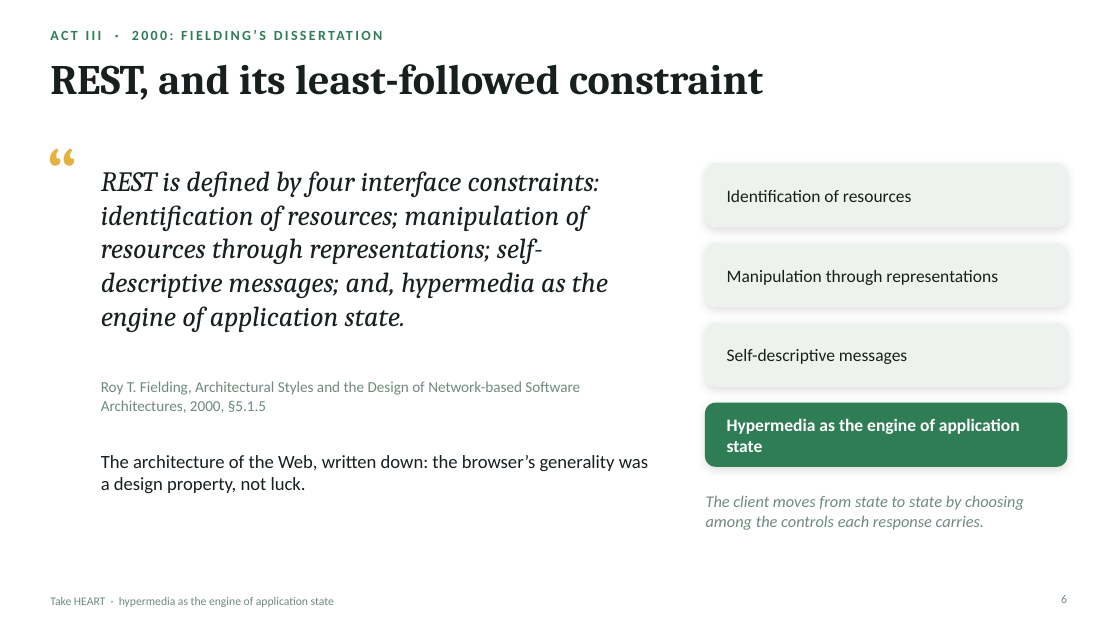
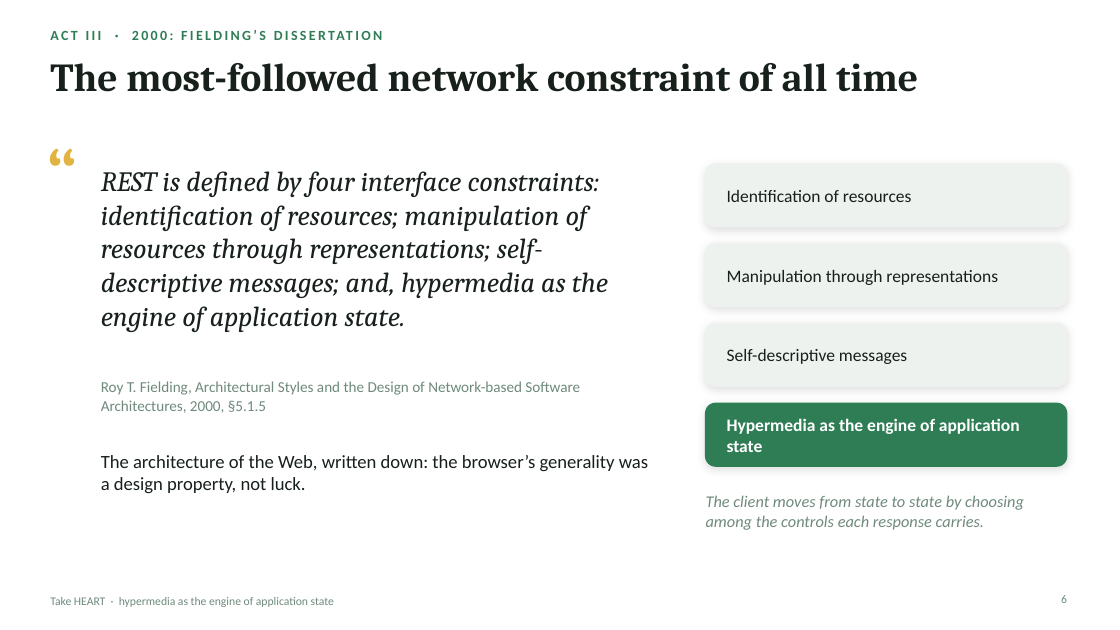
Before and after one commit to JogoShugh/heart-rise-artie, a slide deck: slide 6 of docs/decks/take-heart/Take_HEART_1_2.pptx. Drawn at 1120x630 pixels with LibreOffice and Linux fonts; fonts in the diff are those of the drawing. Boxes give left, top, right and bottom in pixels: in the first picture for what was removed or moved away, otherwise in the second. Text is boxed around its words. In the diff, an @@ line names an element or a change of style, - is before the commit and + after.

```diff
--- a/docs/decks/take-heart/Take_HEART_1_2.pptx
+++ b/docs/decks/take-heart/Take_HEART_1_2.pptx
@@ title at [50,63,918,92]: text changed; size 36 to 34 pt @@
-REST, and its least-followed constraint
+The most-followed network constraint of all time
```
Also in this commit, not shown: 2 other slides changed, 1 slide added, 2 other files.
